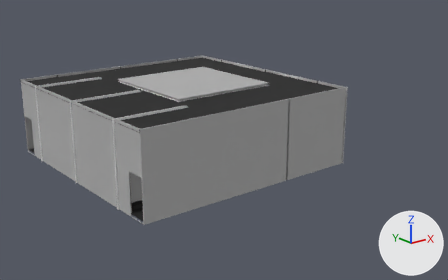
A saved change to the FBX model Make Your Way Out/Assets/fromBlenderFlat/paintingRoom/newPaintingRoom.fbx.
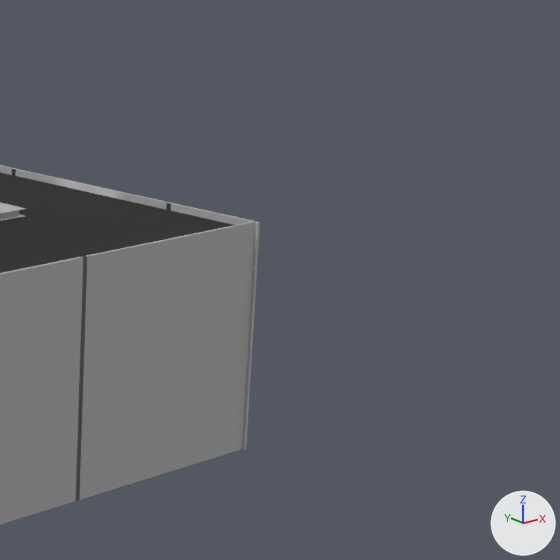
The first picture shows the older version from a 50 mm lens placed at (-176.0, -259.0, 106.0), pointed at (45.0, 18.0, -5.0). The close-ups show both versions on the part from 58% to 100% of the width and 5% to 72% of the height of that picture; other places that the commit changed are outside them. Every picture has the same lights, and +X, +Y and +Z are marked at lower right. Where no turn or scale is listed for an object, it has been applied to the vertices.

Script lines for the objects in view, before the commit:
```python
me_cube_020 = bpy.data.meshes.new('Cube.020')
me_cube_020.from_pydata(...)  # 2434 vertices, 2551 faces; spans x -59.7..59.7, y -59.9..59.9, z 19.1..21.6
me_cube_020.materials.append(mat_material_001)  # picture img_imphenziapalette01_1_png
me_cube_032 = bpy.data.meshes.new('Cube.032')
me_cube_032.from_pydata(...)  # 738 vertices, 652 faces; spans x -0.3..119.2, y -100.5..20.0, z -4.8..35.2
me_cube_032.materials.append(mat_material_001)  # picture img_imphenziapalette01_1_png
ob_cube_013 = bpy.data.objects.new('Cube.013', me_cube_032)
ob_cube_013.location = (-58.4, 40.1, 3.1)
ob_roof = bpy.data.objects.new('roof', me_cube_020)
ob_roof.location = (0.8, 0.1, 16.7)
```
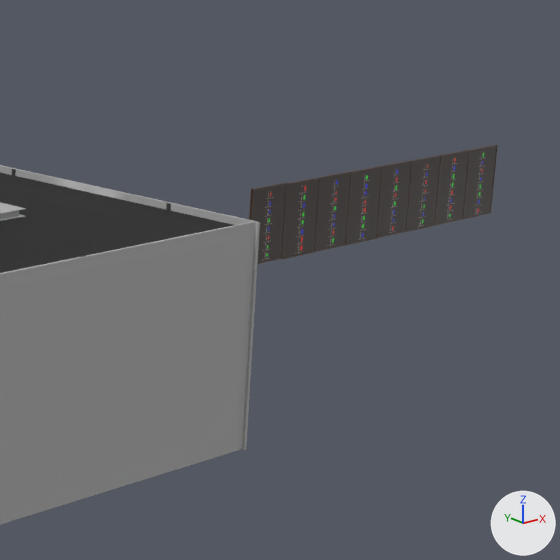
Changed parts and their boxes [x1, y1, x2, y2] in the close-ups (560 x 560 px):
'painting1', added (black): after [282, 177, 320, 260]
'painting7', added (black): after [315, 171, 352, 252]
'painting5', added (black): after [249, 183, 287, 264]
'painting4', added (black): after [347, 166, 383, 245]
'painting3', added (black): after [377, 160, 413, 238]
'painting_8', added (black): after [407, 155, 442, 232]
'painting2', added (black): after [435, 150, 470, 226]
'painting6', added (black): after [464, 145, 498, 219]
part 1 of me_cube_032, added: after [0, 257, 83, 524]

Edits to the bpy script that builds the scene:
```text
Change me_cube_032:
    remove me_cube_032.from_pydata(...)  # 738 vertices, 652 faces; spans x -0.3..119.2, y -100.5..20.0, z -4.8..35.2
    add me_cube_032.from_pydata(...)  # 766 vertices, 652 faces; spans x -0.3..119.2, y -100.5..20.0, z -4.8..35.2
    me_cube_032 part 1: 16 vertices added at x 59.3..69.2, y -100.0..-99.5, z -4.8..35.2
Add ob_painting3:
    ob_painting3 = bpy.data.objects.new('painting3', me_cube_013)  # 60 vertices, 58 faces; spans x -5.6..5.6, y -0.3..0.3, z -8.4..8.4; in mat_painting3 (picture img_painting3_png)
    ob_painting3.location = (179.7, -0.3, 16.8)
Add ob_painting1:
    ob_painting1 = bpy.data.objects.new('painting1', me_cube_010)  # 60 vertices, 58 faces; spans x -5.6..5.6, y -0.3..0.3, z -8.4..8.4; in mat_painting1 (picture img_painting1_png)
    ob_painting1.location = (146.1, -0.5, 16.9)
Add ob_painting7:
    ob_painting7 = bpy.data.objects.new('painting7', me_cube_017)  # 60 vertices, 58 faces; spans x -5.6..5.6, y -0.3..0.3, z -8.4..8.4; in mat_painting7 (picture img_painting7_png)
    ob_painting7.location = (157.3, -0.4, 16.9)
Add ob_painting5:
    ob_painting5 = bpy.data.objects.new('painting5', me_cube_015)  # 60 vertices, 58 faces; spans x -5.6..5.6, y -0.3..0.3, z -8.4..8.4; in mat_painting5 (picture img_painting5_png)
    ob_painting5.location = (134.8, -0.5, 17.2)
Add ob_painting_8:
    ob_painting_8 = bpy.data.objects.new('painting_8', me_cube_018)  # 60 vertices, 58 faces; spans x -5.6..5.6, y -0.3..0.3, z -8.4..8.4; in mat_painting8 (picture img_painting8_png)
    ob_painting_8.location = (190.8, -0.3, 16.7)
Add ob_painting4:
    ob_painting4 = bpy.data.objects.new('painting4', me_cube_014)  # 60 vertices, 58 faces; spans x -5.6..5.6, y -0.3..0.3, z -8.4..8.4; in mat_painting4 (picture img_painting4_png)
    ob_painting4.location = (168.4, -0.4, 16.8)
Add ob_painting2:
    ob_painting2 = bpy.data.objects.new('painting2', me_cube_011)  # 60 vertices, 58 faces; spans x -5.6..5.6, y -0.3..0.3, z -8.4..8.4; in mat_painting2 (picture img_painting2_png)
    ob_painting2.location = (202.1, -0.3, 16.7)
Add ob_painting6:
    ob_painting6 = bpy.data.objects.new('painting6', me_cube_016)  # 60 vertices, 58 faces; spans x -5.6..5.6, y -0.3..0.3, z -8.4..8.4; in mat_painting6 (picture img_painting6_png)
    ob_painting6.location = (213.3, -0.3, 16.7)
```
